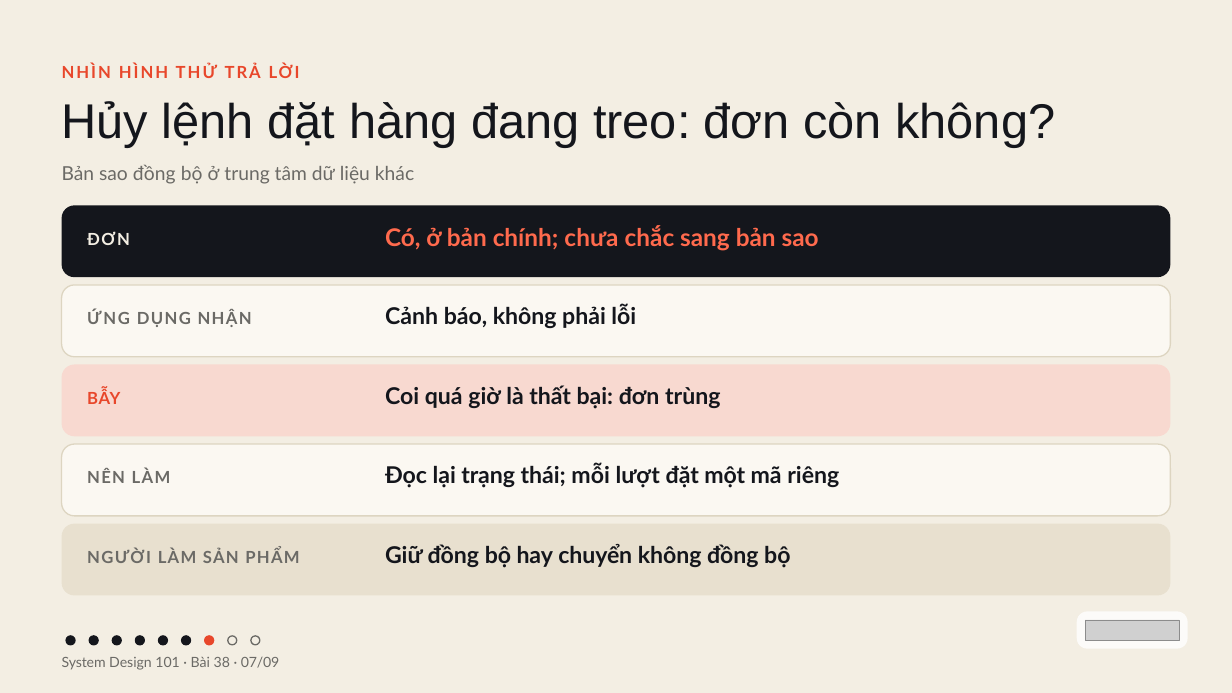
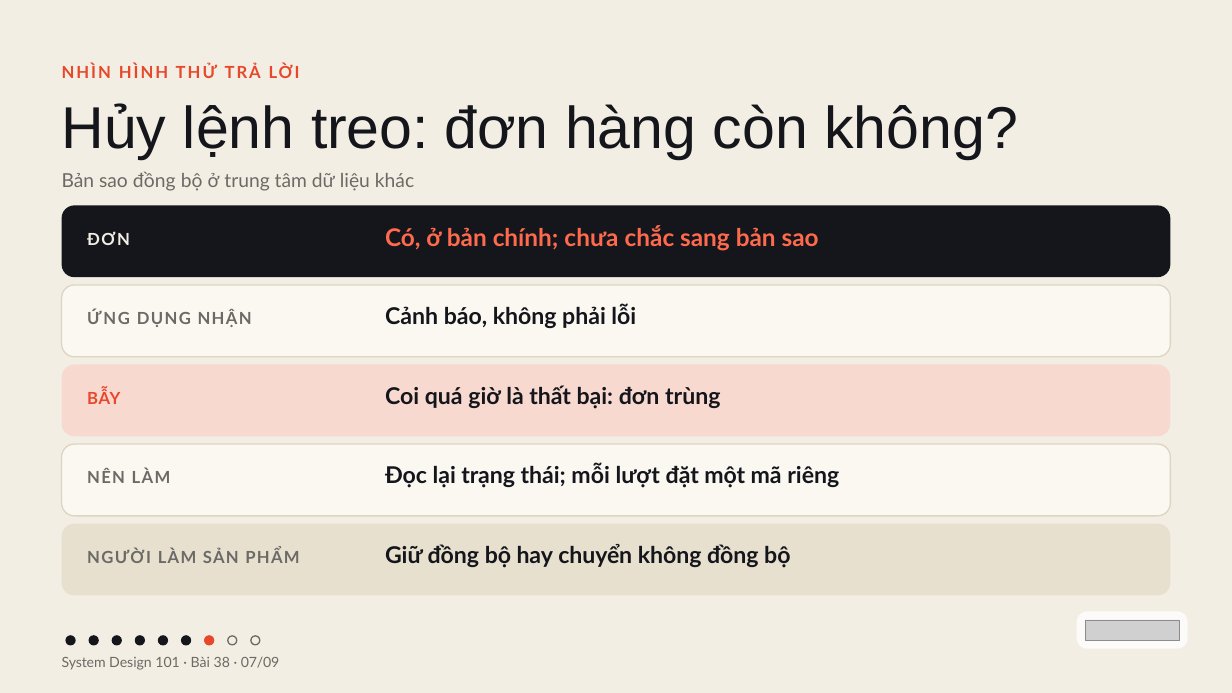
Before and after one commit to vohoailinh90/tool-marketing-studio, a slide deck: slide 7 of system-design-101/vi/lessons/sd-04-038/slides/sd-04-038.pptx. Drawn at 1232x693 pixels with LibreOffice and Linux fonts; fonts in the diff are those of the drawing; grey boxes stand for pictures. Boxes give left, top, right and bottom in pixels: in the first picture for what was removed or moved away, otherwise in the second. Text is boxed around its words. In the diff, an @@ line names an element or a change of style, - is before the commit and + after.

```diff
--- a/system-design-101/vi/lessons/sd-04-038/slides/sd-04-038.pptx
+++ b/system-design-101/vi/lessons/sd-04-038/slides/sd-04-038.pptx
@@ text at bbox=[62, 103, 1018, 159]: text changed; size 57 to 69 pt @@
-Hủy lệnh đặt hàng đang treo: đơn còn không?
+Hủy lệnh treo: đơn hàng còn không?
@@ text "Bản sao đồng bộ ở ...": place and size @@
-text "Bản sao đồng bộ ở ..." at bbox=[62, 164, 414, 184]
+text "Bản sao đồng bộ ở ..." at bbox=[62, 171, 414, 191]
```
Also in this commit, not shown: 6 other slides changed, 2 other files.
